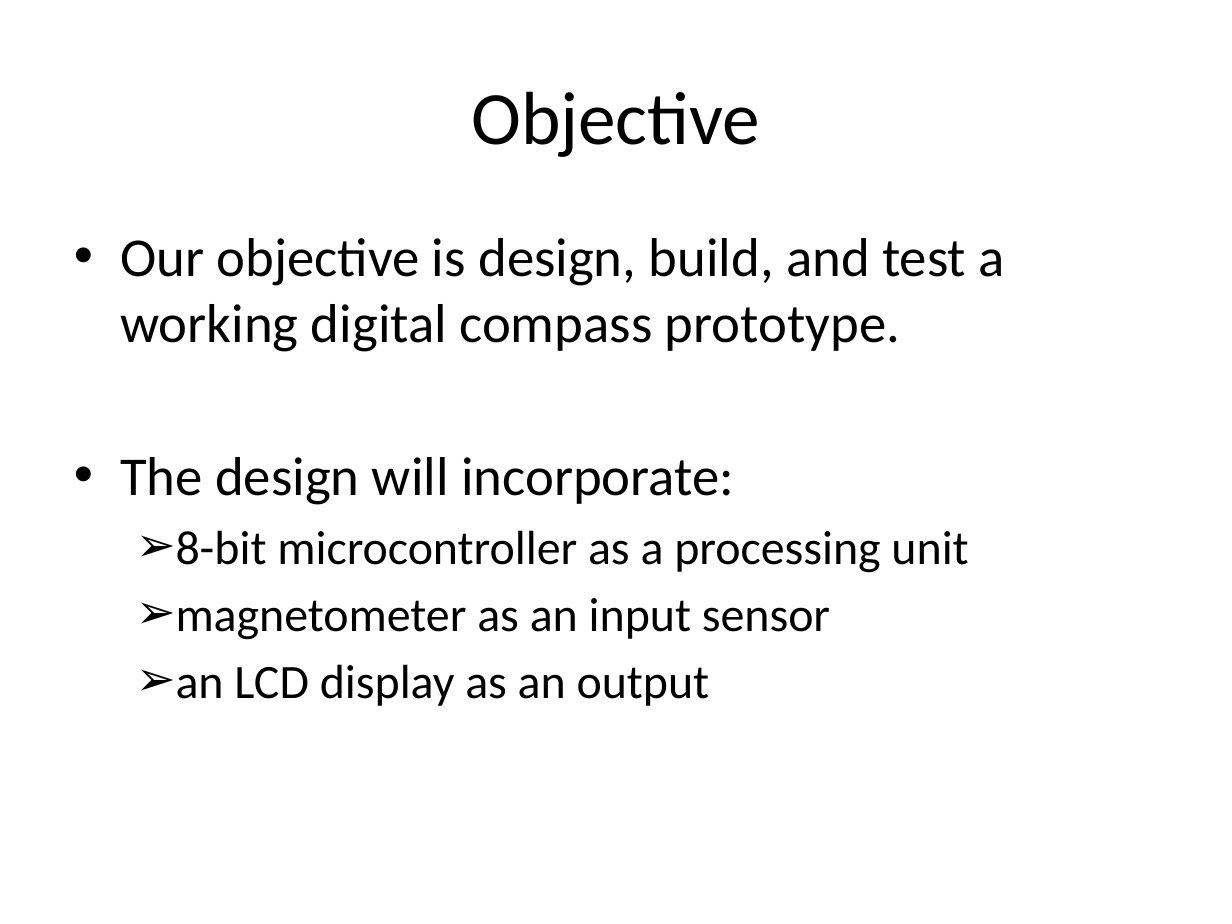
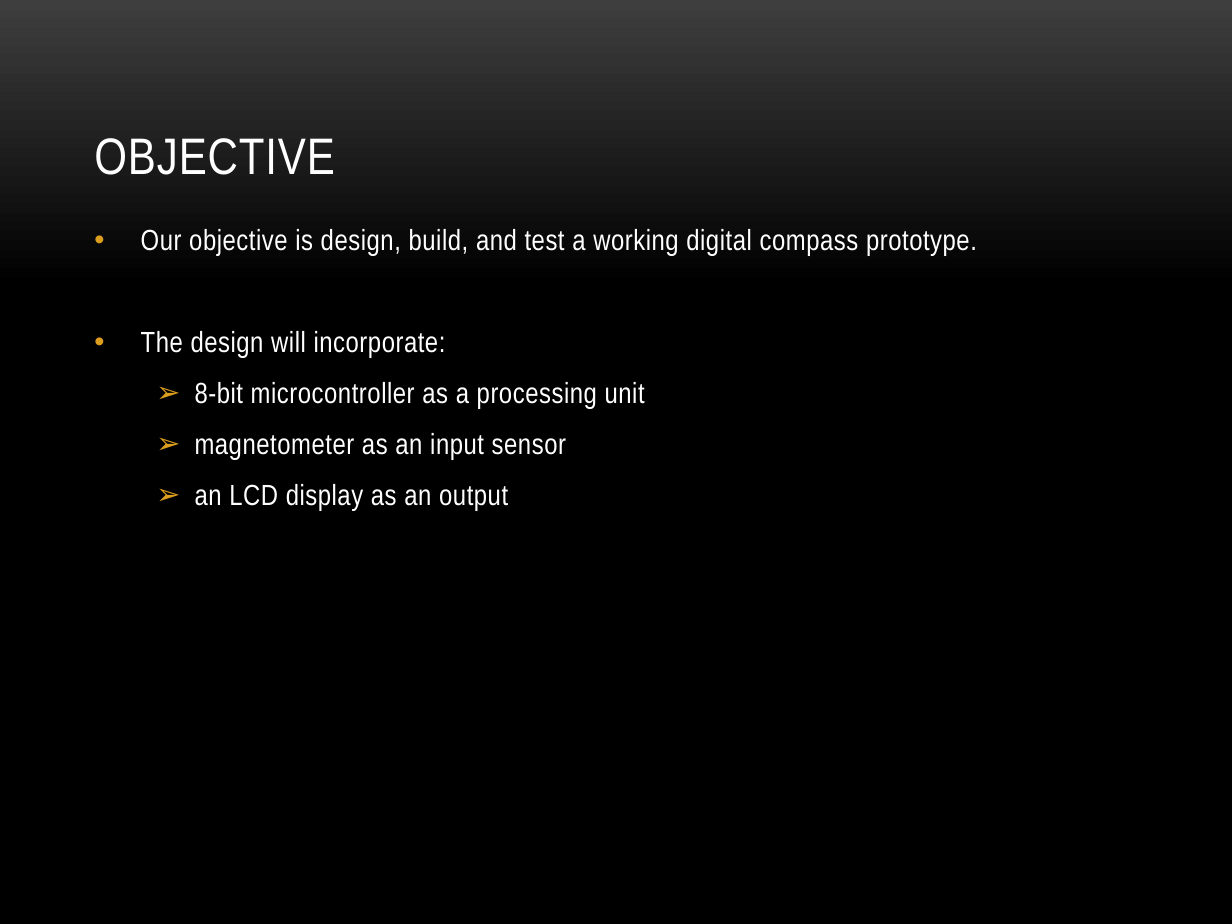
Before and after one commit to dosferatu/electronic-compass, a slide deck: slide 4 of Documentation/Project Documentation/Project Presentation.pptx. Drawn at 1232x924 pixels with LibreOffice and Linux fonts; fonts in the diff are those of the drawing; background and template pictures are left out. Boxes give left, top, right and bottom in pixels: in the first picture for what was removed or moved away, otherwise in the second. Text is boxed around its words. In the diff, an @@ line names an element or a change of style, - is before the commit and + after.

```diff
--- a/Documentation/Project Documentation/Project Presentation.pptx
+++ b/Documentation/Project Documentation/Project Presentation.pptx
@@ background #FFFFFF to picture (left out) @@
@@ title "OBJECTIVE" at [94, 138, 334, 175]: vertical alignment middle to bottom @@
@@ title at [94, 138, 334, 175]: text changed; size 44 to 30 pt; font Calibri to Arial Narrow; text colour #000000 to #FFFFFF @@
-Objective
+OBJECTIVE
@@ text "Our objective is design, build, ...": place and size @@
-text "Our objective is design, build, ..." at [120, 238, 1005, 706]
+text "Our objective is design, build, ..." at [141, 229, 977, 511]
@@ text "Our objective is design, build, ..." at [141, 229, 977, 511]: size 32 to 17 pt in "Our objective is design, build, and test ...", "The design will incorporate:"; font Calibri to Arial Narrow, text colour #000000 to #FFFFFF, letter spacing 0 to 0.3 pt; size 28 to 17 pt in "8-bit microcontroller as a processing unit", "magnetometer as an input sensor", "an LCD display as an output"; more space between paragraphs @@
```
Also in this commit, not shown: 24 other slides changed, 2 slides added, 1 slide removed, 2 other files.
